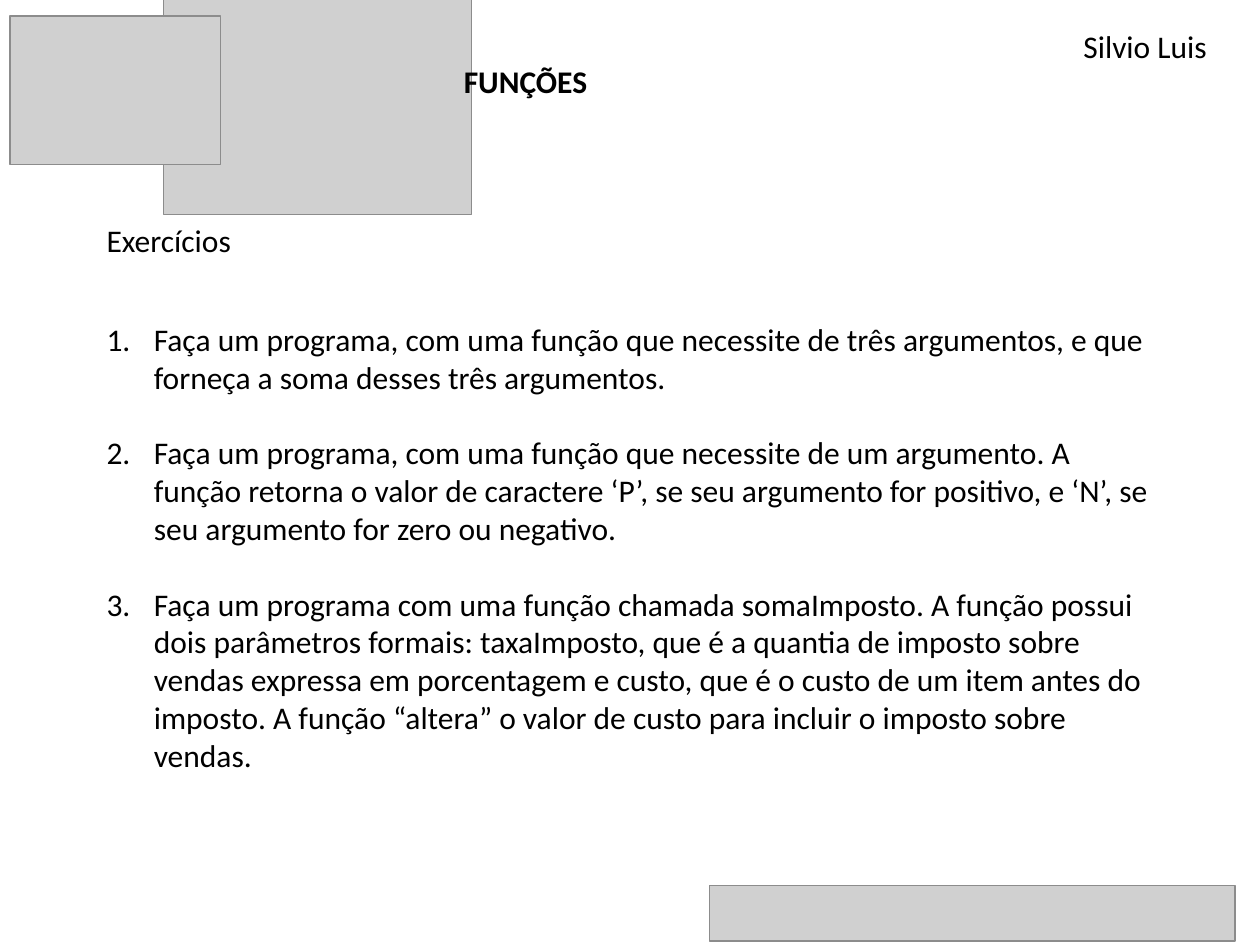
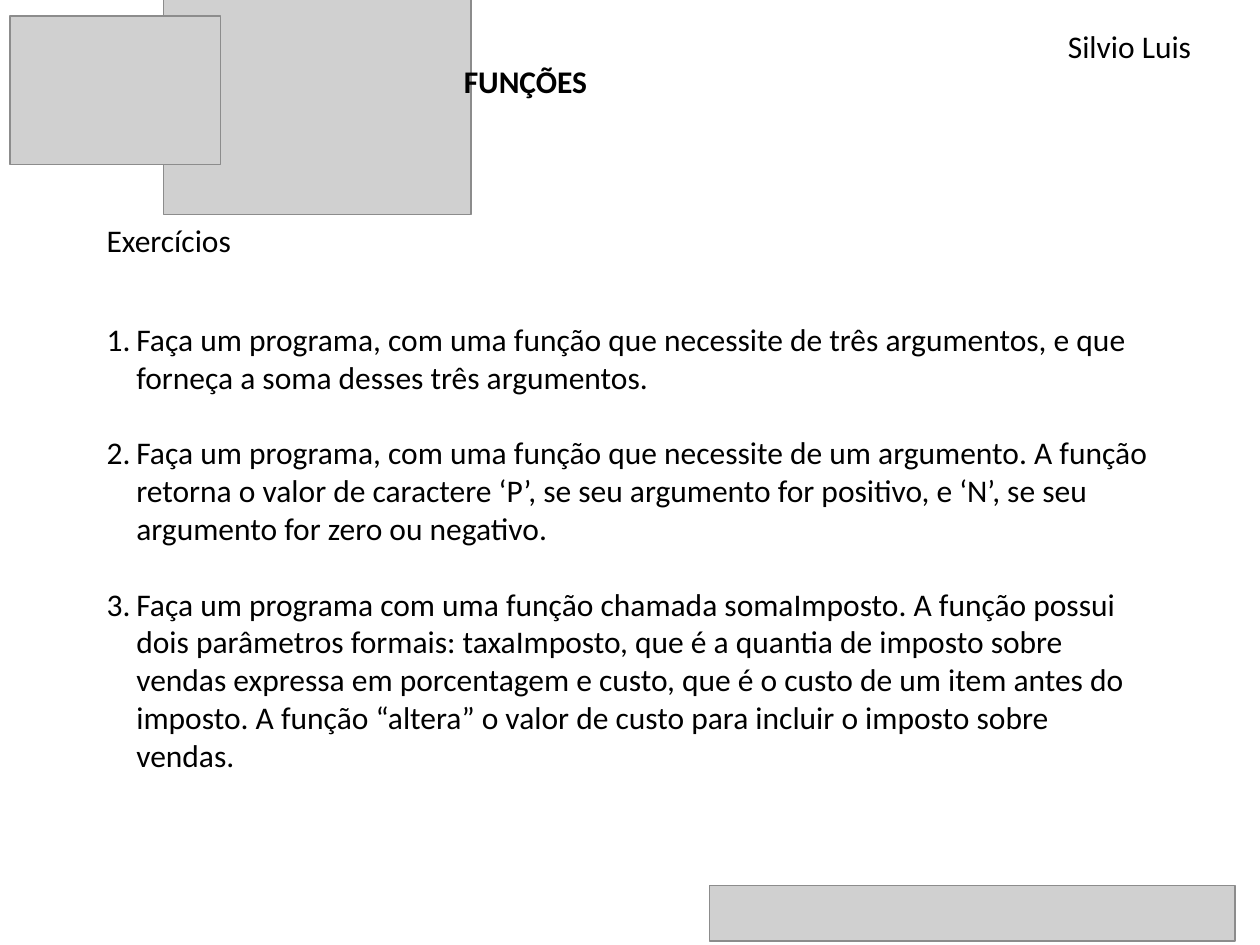
Before and after one commit to CodePythonGuaratingueta/aulas, a slide deck: slide 6 of funcao/aula_funcao.pptx. Drawn at 1260x945 pixels with LibreOffice and Linux fonts; fonts in the diff are those of the drawing; grey boxes stand for pictures. Boxes give left, top, right and bottom in pixels: in the first picture for what was removed or moved away, otherwise in the second. Text is boxed around its words. In the diff, an @@ line names an element or a change of style, - is before the commit and + after.

```diff
--- a/funcao/aula_funcao.pptx
+++ b/funcao/aula_funcao.pptx
@@ text "Silvio Luis": place and size @@
-text "Silvio Luis" at <box>1083,36,1206,59</box>
+text "Silvio Luis" at <box>1068,36,1191,59</box>
@@ text "Faça um programa, com uma ..." at <box>136,329,1146,768</box>: indent changed @@
```
Also in this commit, not shown: 6 other slides changed, 37 other files.
